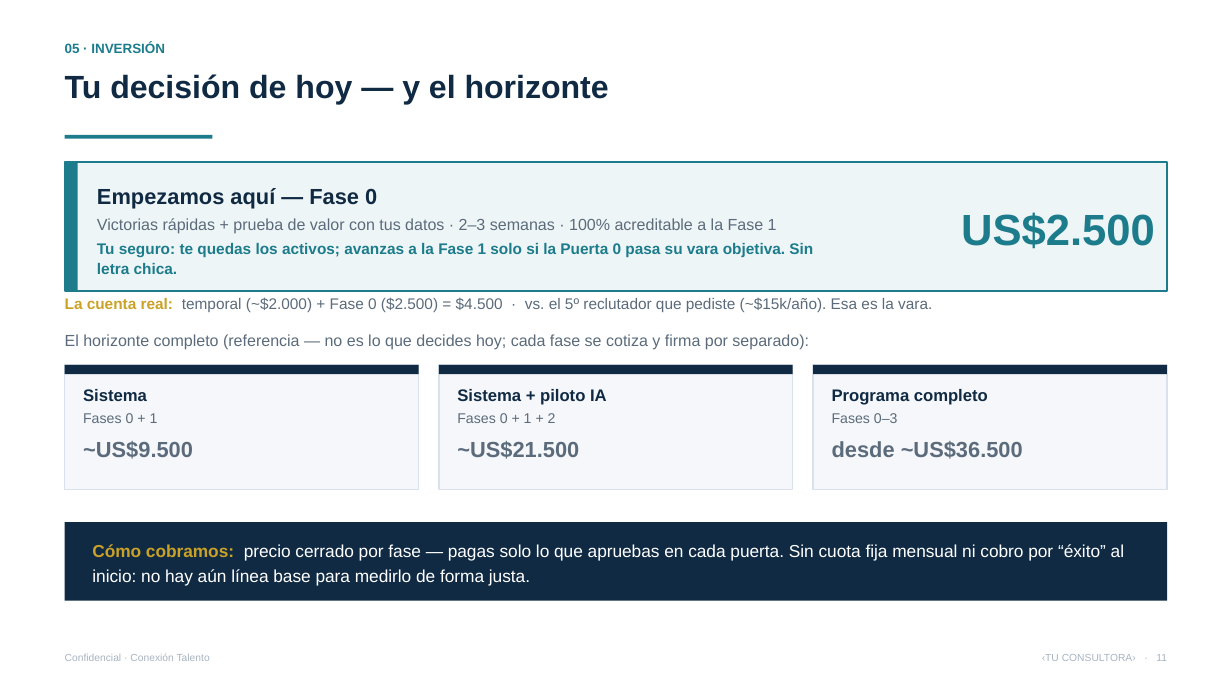
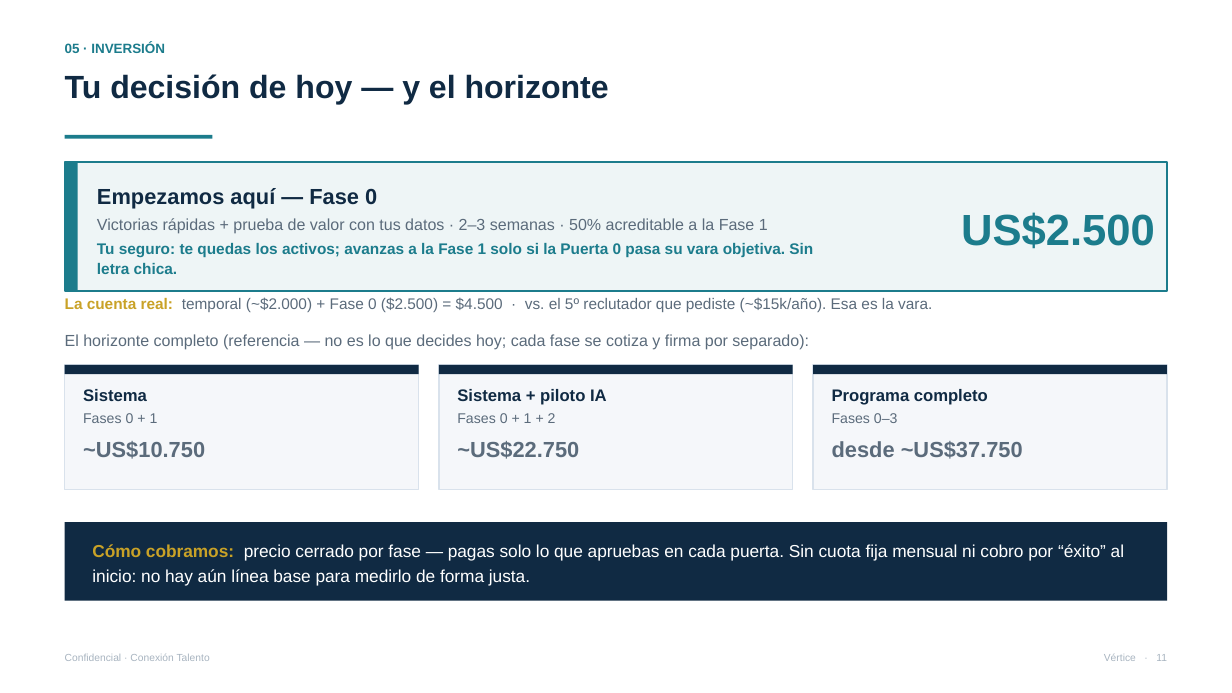
Before and after one commit to vverlaine/conexion-talento-ia, a slide deck: slide 11 of 04-propuesta/Presentacion-Conexion-Talento.pptx. Drawn at 1232x693 pixels with LibreOffice and Linux fonts; fonts in the diff are those of the drawing. Boxes give left, top, right and bottom in pixels: in the first picture for what was removed or moved away, otherwise in the second. Text is boxed around its words. In the diff, an @@ line names an element or a change of style, - is before the commit and + after.

```diff
--- a/04-propuesta/Presentacion-Conexion-Talento.pptx
+++ b/04-propuesta/Presentacion-Conexion-Talento.pptx
@@ text at (97, 218, 768, 234): text changed @@
-Victorias rápidas + prueba de valor con tus datos · 2–3 semanas · 100% acreditable a la Fase 1
+Victorias rápidas + prueba de valor con tus datos · 2–3 semanas · 50% acreditable a la Fase 1
@@ text at (83, 441, 205, 459): text changed @@
-~US$9.500
+~US$10.750
@@ text at (457, 441, 579, 459): text changed @@
-~US$21.500
+~US$22.750
@@ text at (832, 441, 1023, 459): text changed @@
-desde ~US$36.500
+desde ~US$37.750
@@ text at (1104, 654, 1167, 661): text changed @@
-‹TU CONSULTORA› · 11
+Vértice · 11
```
Also in this commit, not shown: 18 other slides changed, 6 other files.
